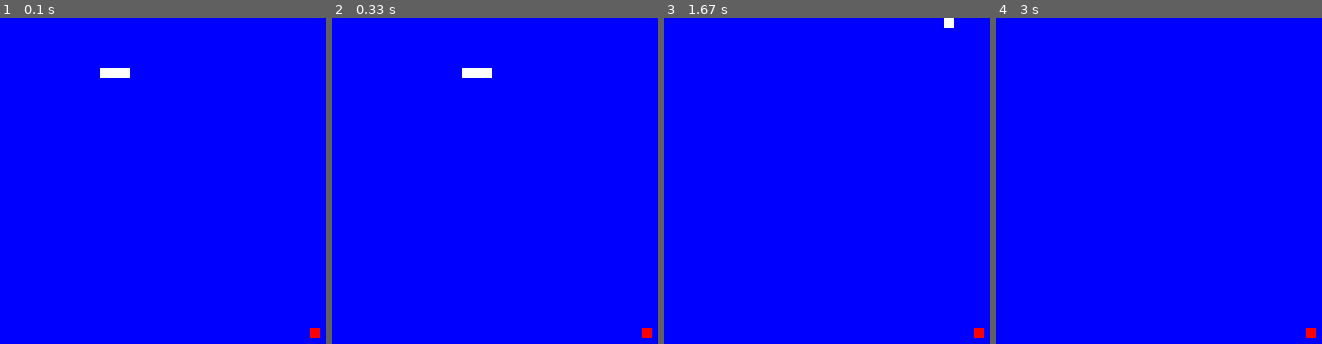
Above: before the commit, frames 1-4 (left to right).
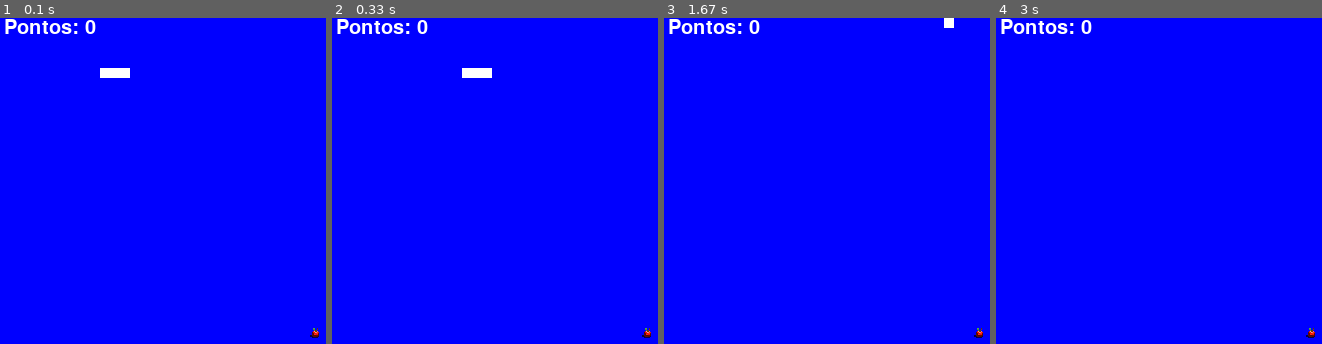
Above: after the commit, the same moments.

Repository: Lucaasshq/Snake-pygame
Game: pygame game, started from snake-jogo/snake/versao2-.py
The game is run twice, just before and just after one commit, with the same random seed, the same clock (stepped at 60 frames per second) and the same inputs.
Inputs:
- Up to frame 1 (0.1 s): no input
- Up to frame 2 (0.33 s): no input
- Up to frame 3 (1.67 s): tap Enter at 0.33 s; hold Up 1.17-1.63 s
- Up to frame 4 (3 s): hold Left 2.17-2.7 s; hold Down from 2.73 s (still down)

The runs differ from the first frame. In frame 1, 0.7% of the frame differs, in the area x 1-99%, y 0-99%; in frame 2, 0.7%; in frame 3, 0.7%; in frame 4, 0.7%.

Commit message:
novas funcionalidades

Diff:
--- a/snake-jogo/snake/versao2-.py
+++ b/snake-jogo/snake/versao2-.py
@@ -1,47 +1,63 @@
+
 import pygame
-import sys
 import random
 
-# Inicializa o módulo pygame
+
 pygame.init()
 
-# Define a largura e altura da tela
+
 largura, altura = 640, 480
 tamanho = largura, altura
 # Cria a tela do jogo com as dimensões especificadas
 tela = pygame.display.set_mode((tamanho))
 
-# Define o título da janela do jogo
+
 nome_do_jogo = pygame.display.set_caption("Snake")
-# Define a cor de fundo da tela
+
 cor_fundo = pygame.Color("blue")
 
-# Posição inicial da cabeça da cobra
+
 cobra_pos = [100, 50]
-# Corpo inicial da cobra (uma lista de segmentos)
+
 cobra_corpo = [[100, 50], [90, 50], [80, 50]]
 
 # Gera a posição inicial da fruta de forma aleatória
 fruta_pos = [random.randrange(1, (largura // 10)) * 10, random.randrange(1, (altura // 10)) * 10]
 fruta_spawn = True
 
-# Direção inicial da cobra
+def exibir_texto_pontos(pontos):
+    text_color = (255,255,255)
+    font = pygame.font.Font(None, 30)
+    text_surface = font.render(f"Pontos: {pontos}", True, text_color)
+    text_position = text_surface.get_rect(center=(50,10))
+
+    return text_surface, text_position
+
+def carregar_imagem_fruta():
+    imagem_fruta = pygame.image.load("snake-jogo\snake\Maçã.png")
+    imagem_fruta = pygame.transform.scale(imagem_fruta, (10, 10))
+    return imagem_fruta
+
+imagem_fruta = carregar_imagem_fruta()
+
+
 direcao = "DIREITA"
+pontos = 0
 
-# Variável para armazenar a nova direção da cobra
+
 mudar_direcao = direcao
-# Controla os frames por segundo (FPS) do jogo
+
 fps = pygame.time.Clock()
 
-# Loop principal do jogo
+
 rodando = True
 while rodando:
-    # Verifica os eventos (como pressionar teclas ou fechar a janela)
+
     for event in pygame.event.get():
         if event.type == pygame.QUIT:
             rodando = False
         elif event.type == pygame.KEYDOWN:
-            # Muda a direção com base na tecla pressionada
+
             if event.key == pygame.K_UP:
                 mudar_direcao = 'CIMA'
             elif event.key == pygame.K_DOWN:
@@ -73,9 +89,10 @@
 
     # Insere a nova posição da cabeça da cobra no início do corpo
     cobra_corpo.insert(0, list(cobra_pos))
-    # Verifica se a cobra comeu a fruta
+
     if cobra_pos == fruta_pos:
         fruta_spawn = False
+        pontos += 1
     else:
         # Remove o último segmento do corpo da cobra
         cobra_corpo.pop()
@@ -87,18 +104,20 @@
 
     # Preenche a tela com a cor de fundo
     tela.fill(cor_fundo)
+    text_surface, text_position = exibir_texto_pontos(pontos)
+    tela.blit(text_surface, text_position)
 
-    # Desenha cada segmento do corpo da cobra na tela
+
     for corpo in cobra_corpo:
         pygame.draw.rect(tela, pygame.Color('white'), pygame.Rect(corpo[0], corpo[1], 10, 10))
 
-    # Desenha a fruta na tela
-    pygame.draw.rect(tela, pygame.Color("red"), pygame.Rect(fruta_pos[0], fruta_pos[1], 10, 10))
 
-    # Atualiza a tela
+    tela.blit(imagem_fruta, (fruta_pos[0], fruta_pos[1]))
+
+
     pygame.display.update()
-    # Define a taxa de atualização do jogo (FPS)
+
     fps.tick(15)
 
-# Encerra o módulo pygame
+
 pygame.quit()
Renamed: snake-jogo/snake/assets/Maçã.png -> snake-jogo/snake/Maçã.png
